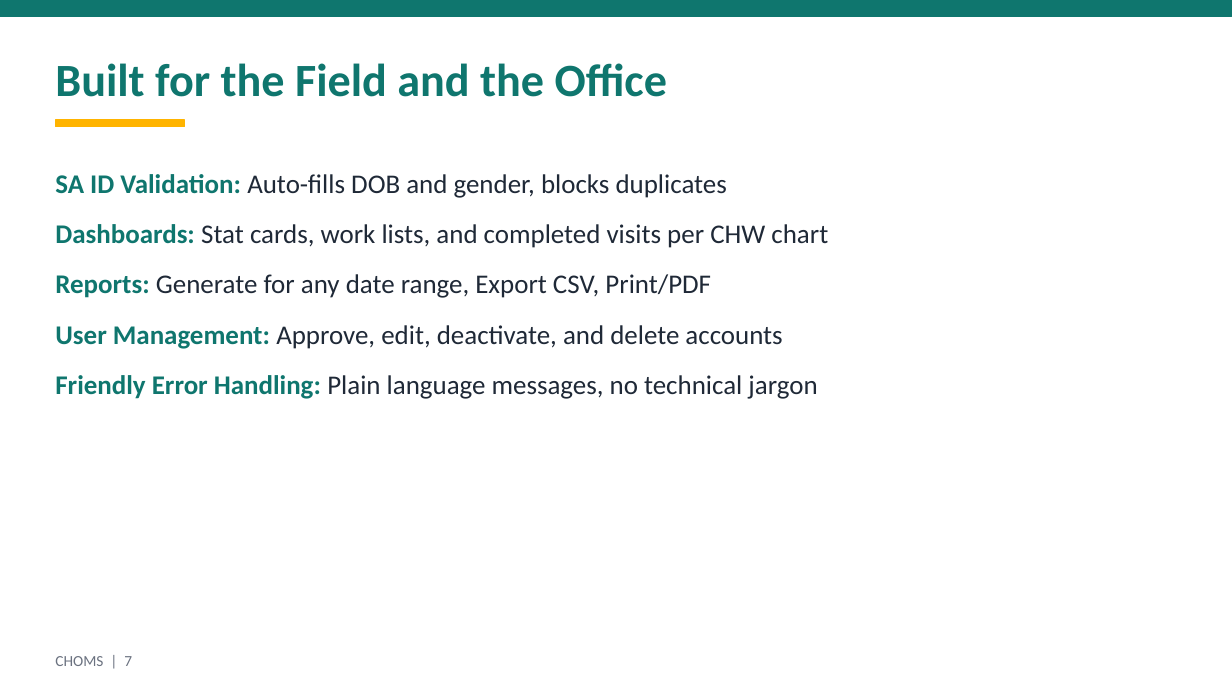
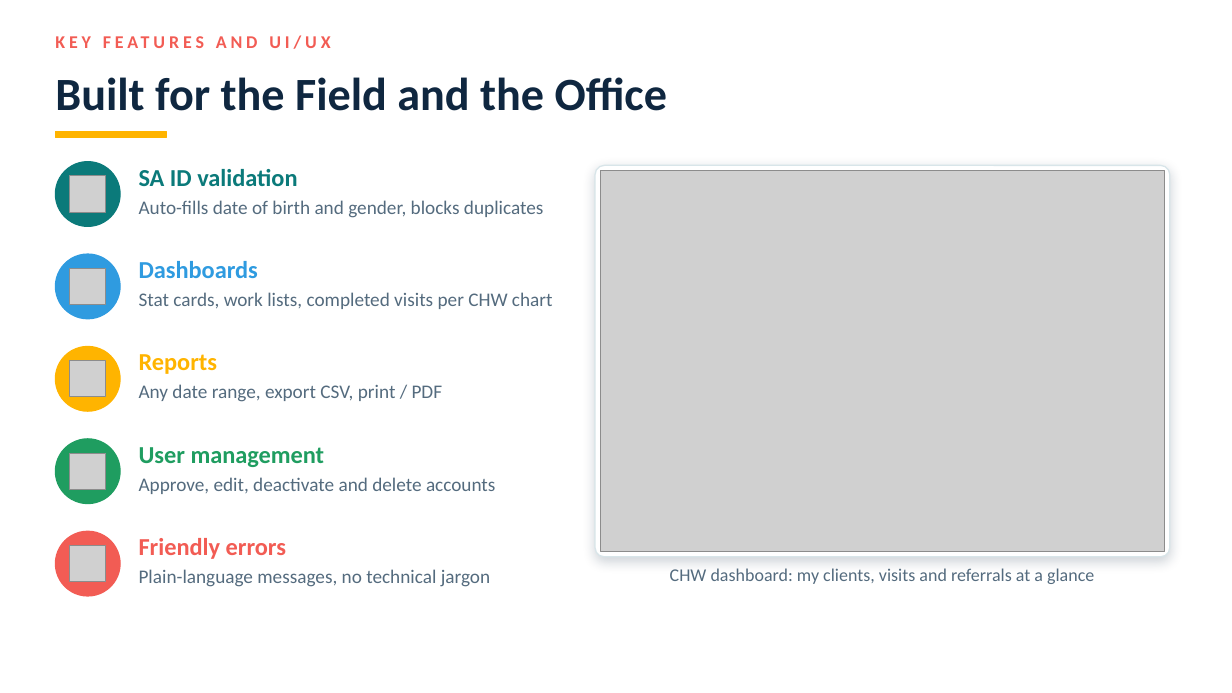
Before and after one commit to Olwethu7/choms-group-work, a slide deck: slide 8 of choms-suite/docs/presentation/CHOMS_Presentation.pptx (slide 7 before the commit). Drawn at 1232x693 pixels with LibreOffice and Linux fonts; fonts in the diff are those of the drawing; grey boxes stand for pictures; background and template pictures are left out. Boxes give left, top, right and bottom in pixels: in the first picture for what was removed or moved away, otherwise in the second. Text is boxed around its words. In the diff, an @@ line names an element or a change of style, - is before the commit and + after.

Commit message:
Redesign presentation to match website: illustrations, icons, screenshots

```diff
--- a/choms-suite/docs/presentation/CHOMS_Presentation.pptx
+++ b/choms-suite/docs/presentation/CHOMS_Presentation.pptx
@@ rectangle removed at [0,0,1232,17] @@
@@ text "Built for the Field and ...": place and size @@
-text "Built for the Field and ..." at [55,63,667,97]
+text "Built for the Field and ..." at [55,77,667,111]
@@ text "Built for the Field and ..." at [55,77,667,111]: text colour #0F766E to #0F2740 @@
@@ text added at [397,77,469,111], 14 pt, text #F25C54, bold @@
+KEY FEATURES AND UI/UX
@@ rectangle: place and size @@
-rectangle at [55,120,185,127]
+rectangle at [55,131,166,138]
@@ text removed at [55,174,828,399] @@
-• SA ID Validation: Auto-fills DOB and gender, blocks duplicates
-• Dashboards: Stat cards, work lists, and completed visits per CHW chart
-• Reports: Generate for any date range, Export CSV, Print/PDF
-• User Management: Approve, edit, deactivate, and delete accounts
-• Friendly Error Handling: Plain language messages, no technical jargon
@@ ellipse added at [55,162,120,226], fill #0B7A7A, outline #0B7A7A 1 pt @@
@@ picture added at [69,176,105,212] @@
@@ text added at [139,169,297,186], 19 pt, text #0B7A7A, bold @@
+SA ID validation
@@ rounded rectangle added at [595,165,1170,557], fill #FFFFFF, outline #D8E5E9 1 pt @@
@@ picture added at [601,171,1165,552] @@
@@ text added at [139,200,544,218], 15 pt, text #546B7E @@
+Auto-fills date of birth and gender, blocks duplicates
@@ ellipse added at [55,254,120,319], fill #2F9BE0, outline #2F9BE0 1 pt @@
@@ picture added at [69,268,105,304] @@
@@ text added at [139,261,258,278], 19 pt, text #2F9BE0, bold @@
+Dashboards
@@ text added at [139,292,553,309], 15 pt, text #546B7E @@
+Stat cards, work lists, completed visits per CHW chart
@@ ellipse added at [55,347,120,411], fill #FFB400, outline #FFB400 1 pt @@
@@ text added at [139,354,217,374], 19 pt, text #FFB400, bold @@
+Reports
@@ picture added at [69,360,105,396] @@
@@ text added at [139,384,443,402], 15 pt, text #546B7E @@
+Any date range, export CSV, print / PDF
@@ ellipse added at [55,439,120,504], fill #1F9D60, outline #1F9D60 1 pt @@
@@ text added at [139,447,325,467], 19 pt, text #1F9D60, bold @@
+User management
@@ picture added at [69,453,105,489] @@
@@ text added at [139,477,495,494], 15 pt, text #546B7E @@
+Approve, edit, deactivate and delete accounts
@@ ellipse added at [55,531,120,596], fill #F25C54, outline #F25C54 1 pt @@
@@ text added at [139,538,286,559], 19 pt, text #F25C54, bold @@
+Friendly errors
@@ picture added at [69,545,105,581] @@
@@ text added at [139,569,490,587], 15 pt, text #546B7E @@
+Plain-language messages, no technical jargon
@@ text added at [670,568,1094,584], 14 pt, text #546B7E @@
+CHW dashboard: my clients, visits and referrals at a glance
@@ text removed at [55,656,132,666] @@
-CHOMS | 7
```
Also in this commit, not shown: 10 other slides changed, 2 slides added, 1 other file.
